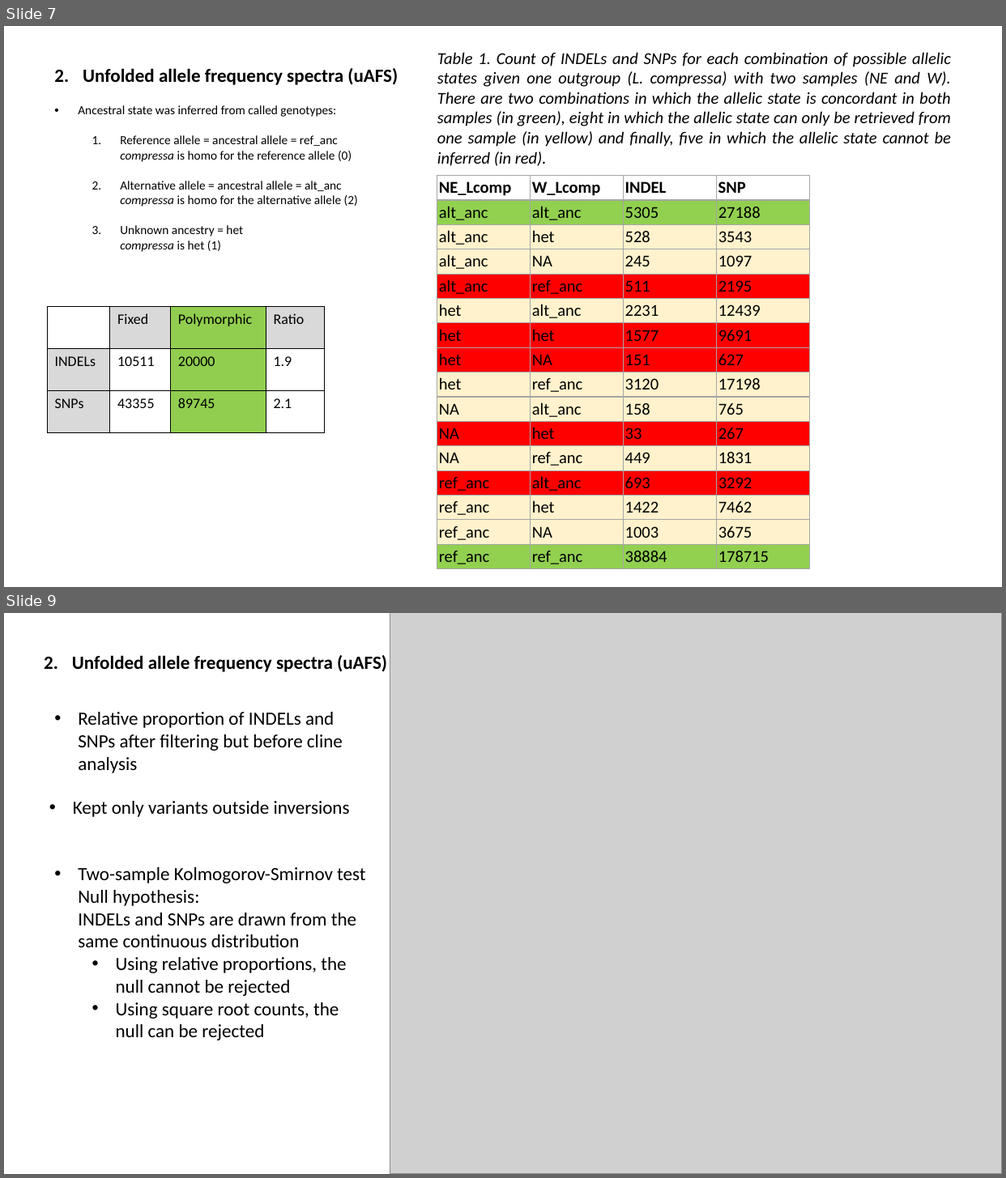
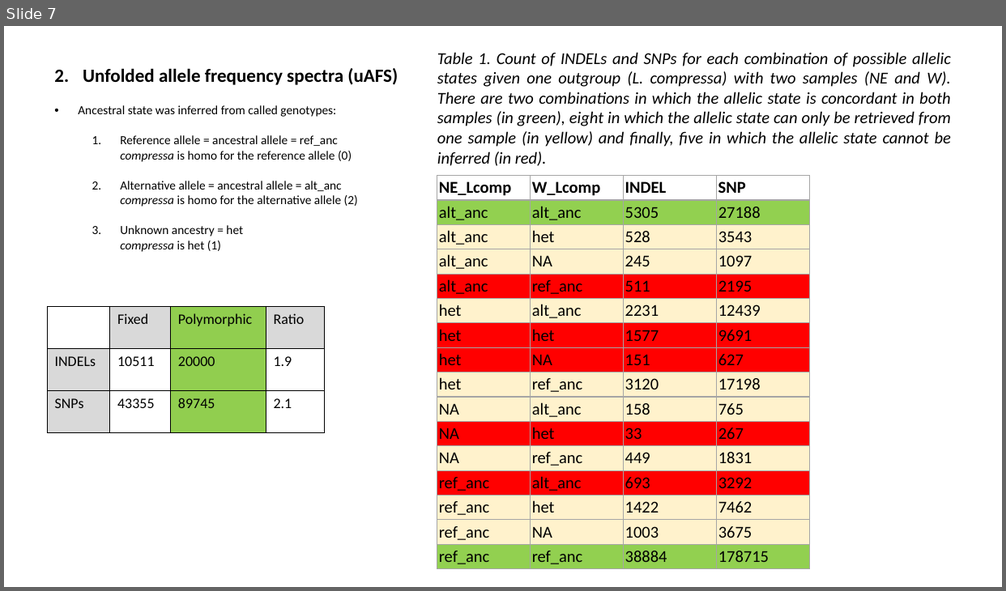
Before and after one commit to sam0per/Littorina_saxatilis_short_variants, a slide deck: short_genetic_variants/docs/short_indels_v02.pptx. Shown one above the other, each under a label of ours: slides 7 and 9 before the commit, slide 7 after it; the slides between them are not shown. The pictures are 1006x1178 and 1006x591 pixels, drawn with LibreOffice and Linux fonts; fonts in the diff are those of the drawing; grey boxes stand for pictures. Boxes give left, top, right and bottom in pixels: in the first picture for what was removed or moved away, otherwise in the second. Text is boxed around its words. In the diff, an @@ line names an element or a change of style, - is before the commit and + after.

```diff
--- a/short_genetic_variants/docs/short_indels_v02.pptx
+++ b/short_genetic_variants/docs/short_indels_v02.pptx
@@ slide 9 removed at (4,613,1002,1174), background #FFFFFF @@
@@ picture removed at (390,613,1002,1174) @@
@@ text removed at (72,655,387,672) @@
-2. Unfolded allele frequency spectra (uAFS)
@@ text removed at (78,712,343,773) @@
-• Relative proportion of INDELs and SNPs after filtering but before cline analysis
@@ text removed at (73,801,350,817) @@
-• Kept only variants outside inversions
@@ text removed at (78,867,365,1041) @@
-• Two-sample Kolmogorov-Smirnov test
-  Null hypothesis:
-  INDELs and SNPs are drawn from the same continuous distribution
-  • Using relative proportions, the null cannot be rejected
-  • Using square root counts, the null can be rejected
```
Also in this commit, not shown: 1 slide changed, 2 slides added, 1 other slide removed, 5 other files.
